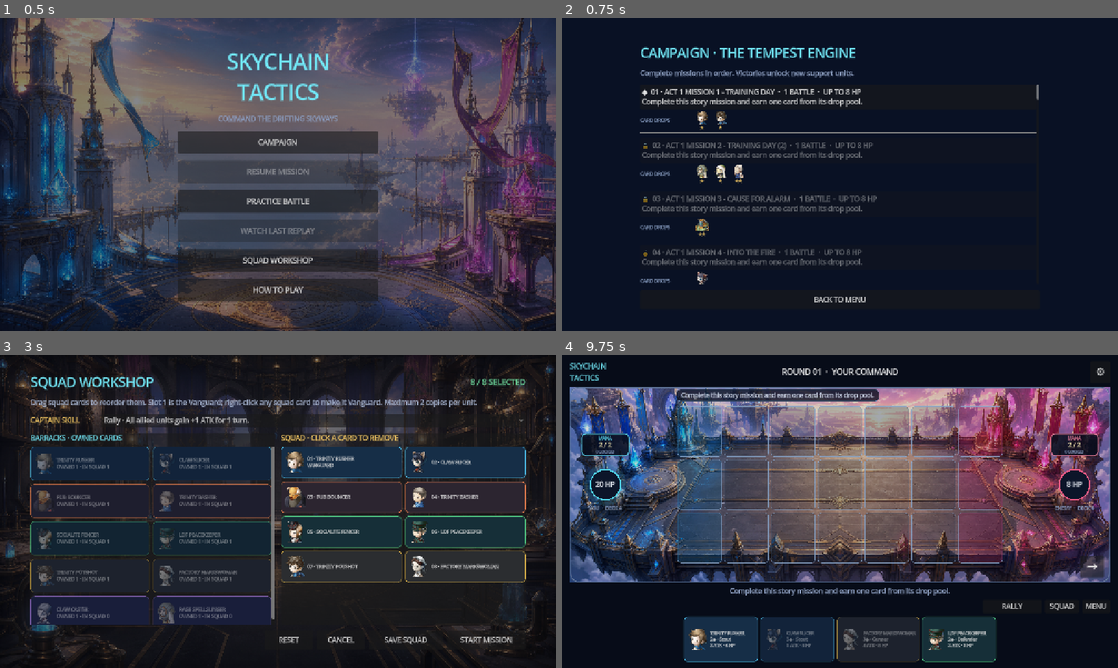
Above: before the commit, frames 1-4 (two rows, left to right).
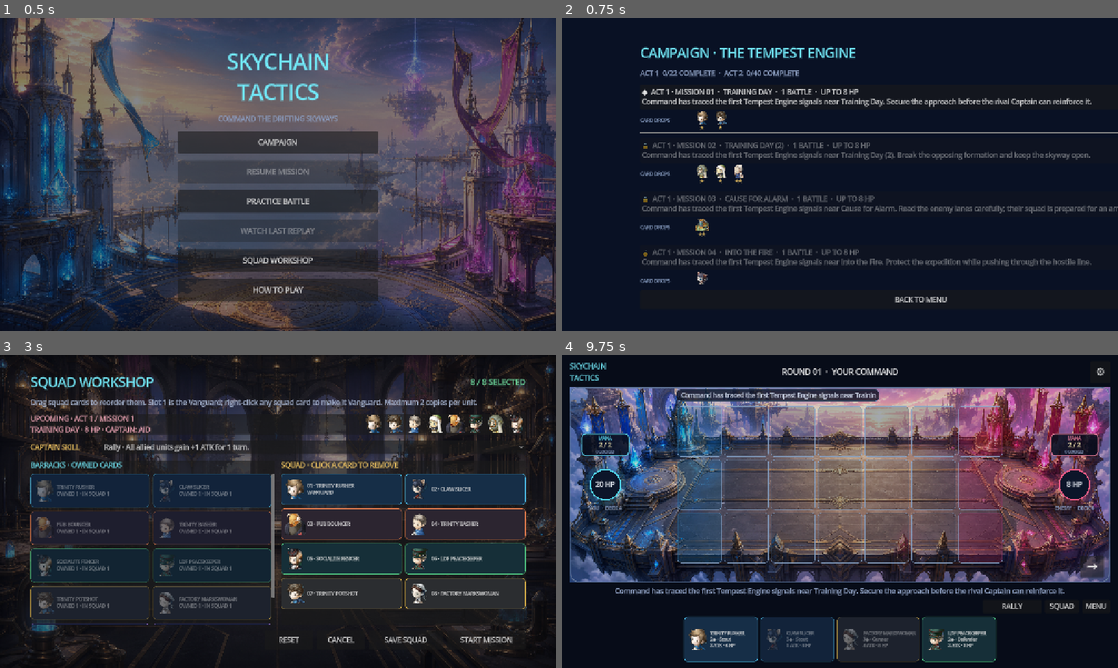
Above: after the commit, the same moments.

Repository: prldd/HeavenStrike
Game: Godot game, scene res://main.tscn
The game is run twice, just before and just after one commit, with the same random seed, the same clock (stepped at 60 frames per second) and the same inputs.
Inputs:
- Up to frame 1 (0.5 s): no input
- Up to frame 2 (0.75 s): click "CAMPAIGN" at 0.5 s
- Up to frame 3 (3 s): click "⚙" at 1.25 s; click "SQUAD" at 2 s; click "◆ 01 · ACT 1 MISSION 1 - TRAI…" (after the commit: "◆ ACT 1 · MISSION 01 · TRAINI…") at 2.75 s
- Up to frame 4 (9.75 s): click "SAVE SQUAD" at 3.5 s; click "RALLY" at 4.25 s; click "TRINITY RUSHER 2◆ · Scout 2 A…" at 5 s; click "CAMPAIGN" at 5.75 s; click "⚙" at 6.5 s; click "SQUAD" at 7.25 s; click "◆ 01 · ACT 1 MISSION 1 - TRAI…" (after the commit: "◆ ACT 1 · MISSION 01 · TRAINI…") at 8 s; click "START MISSION" at 8.75 s; click "SKIP" at 9.5 s

Frame 1 is identical in both runs. In frame 2, 5.9% of the frame differs, in the area x 14-100%, y 16-91%; in frame 3, 22%, in the area x 5-95%, y 18-87%; in frame 4, 1.3%.

Commit message:
Implemented the full campaign-continuity pass

Diff:
--- a/scripts/battle_settings.gd
+++ b/scripts/battle_settings.gd
@@ -2,6 +2,7 @@
 extends RefCounted
 
 const SAVE_PATH := "user://player.cfg"
+const SAVE_VERSION := 1
 
 static func load_settings() -> Dictionary:
 	var config := ConfigFile.new()
@@ -16,6 +17,7 @@
 static func save_settings(settings: Dictionary) -> bool:
 	var config := ConfigFile.new()
 	config.load(SAVE_PATH)
+	config.set_value("meta", "version", SAVE_VERSION)
 	config.set_value("battle", "speed", settings.get("speed", 1.0))
 	config.set_value("battle", "volume", settings.get("volume", 2))
 	config.set_value("battle", "reduced_motion", settings.get("reduced_motion", false))
--- a/scripts/campaign_store.gd
+++ b/scripts/campaign_store.gd
@@ -4,6 +4,7 @@
 const StoryQuestCatalogScript = preload("res://scripts/story_quest_catalog.gd")
 const SquadStoreScript = preload("res://scripts/squad_store.gd")
 const SAVE_PATH := "user://campaign.cfg"
+const SAVE_VERSION := 1
 const REWARD_UNITS := [
 	"Chain Initiate", "LDF Medic",
 	"Apprentice Builder", "Rage Brute", "Claw Skirmisher",
@@ -45,6 +46,8 @@
 		result.append(mission_id)
 		result.sort()
 	var config := ConfigFile.new()
+	config.load(SAVE_PATH)
+	config.set_value("meta", "version", SAVE_VERSION)
 	config.set_value("campaign", "completed", result)
 	config.save(SAVE_PATH)
 	return result
@@ -73,6 +76,7 @@
 		result.append(unit_name)
 	var config := ConfigFile.new()
 	config.load(SAVE_PATH)
+	config.set_value("meta", "version", SAVE_VERSION)
 	config.set_value("campaign", "reward_units", result)
 	config.save(SAVE_PATH)
 	return result
--- a/scripts/main.gd
+++ b/scripts/main.gd
@@ -59,6 +59,10 @@
 var squad_save_button: Button
 var squad_start_button: Button
 var captain_skill_option: OptionButton
+var mission_intel_panel: PanelContainer
+var mission_intel_label: Label
+var mission_enemy_preview_row: HBoxContainer
+var reward_carry_label: Label
 var hover_card: PanelContainer
 var hover_name_label: Label
 var hover_stats_label: Label
@@ -76,6 +80,7 @@
 var main_menu_overlay: ColorRect
 var mission_overlay: ColorRect
 var mission_list: VBoxContainer
+var campaign_progress_label: Label
 var resume_button: Button
 var replay_button: Button
 var replay_panel: PanelContainer
@@ -108,6 +113,7 @@
 var squad_opened_for_mission := false
 var tutorial_opened_from_menu := false
 var pending_mission_id := -1
+var recent_reward_name := ""
 
 var units: Array = []
 var player_hand: Array = []
@@ -707,6 +713,23 @@
 	instruction.add_theme_color_override("font_color", Color("#aebdda"))
 	layout.add_child(instruction)
 
+	mission_intel_panel = PanelContainer.new()
+	mission_intel_panel.visible = false
+	layout.add_child(mission_intel_panel)
+	var intel_layout := HBoxContainer.new()
+	intel_layout.add_theme_constant_override("separation", 12)
+	mission_intel_panel.add_child(intel_layout)
+	mission_intel_label = Label.new()
+	mission_intel_label.custom_minimum_size.x = 330
+	mission_intel_label.vertical_alignment = VERTICAL_ALIGNMENT_CENTER
+	mission_intel_label.add_theme_color_override("font_color", Color("#ffb0c2"))
+	intel_layout.add_child(mission_intel_label)
+	mission_enemy_preview_row = HBoxContainer.new()
+	mission_enemy_preview_row.size_flags_horizontal = Control.SIZE_EXPAND_FILL
+	mission_enemy_preview_row.alignment = BoxContainer.ALIGNMENT_END
+	mission_enemy_preview_row.add_theme_constant_override("separation", 5)
+	intel_layout.add_child(mission_enemy_preview_row)
+
 	var skill_row := HBoxContainer.new()
 	skill_row.add_theme_constant_override("separation", 12)
 	layout.add_child(skill_row)
@@ -745,6 +768,10 @@
 	barracks_title.add_theme_font_size_override("font_size", 16)
 	barracks_title.add_theme_color_override("font_color", Color("#71e6f5"))
 	barracks_layout.add_child(barracks_title)
+	reward_carry_label = Label.new()
+	reward_carry_label.visible = false
+	reward_carry_label.add_theme_color_override("font_color", Color("#ffd166"))
+	barracks_layout.add_child(reward_carry_label)
 	var barracks_scroll := ScrollContainer.new()
 	barracks_scroll.size_flags_vertical = Control.SIZE_EXPAND_FILL
 	barracks_scroll.horizontal_scroll_mode = ScrollContainer.SCROLL_MODE_DISABLED
@@ -934,6 +961,9 @@
 	for child in squad_selection_grid.get_children():
 		squad_selection_grid.remove_child(child)
 		child.queue_free()
+	_refresh_mission_intel()
+	reward_carry_label.visible = not recent_reward_name.is_empty()
+	reward_carry_label.text = "★ NEW REWARD ADDED · %s" % recent_reward_name.to_upper()
 
 	var inventory := CampaignStoreScript.inventory_counts(roster, earned_reward_units)
 	for unit in roster:
@@ -951,9 +981,12 @@
 			copies >= mini(2, owned)
 			or editing_squad_names.size() >= SquadStoreScript.SQUAD_SIZE
 		)
-		button.text = "%s\nOWNED %d · IN SQUAD %d" % [
+		button.text = "%s%s\nOWNED %d · IN SQUAD %d" % [
+			"★ NEW REWARD · " if unit.name == recent_reward_name else "",
 			unit.name.to_upper(), owned, copies
 		]
+		if unit.name == recent_reward_name:
+			button.add_theme_color_override("font_color", Color("#ffd166"))
 		button.add_theme_font_size_override("font_size", 11)
 		button.pressed.connect(_add_squad_unit.bind(unit.name))
 		button.connect("unit_dropped", _on_squad_card_drop)
@@ -990,6 +1023,42 @@
 	squad_start_button.visible = squad_opened_for_mission
 	squad_start_button.disabled = editing_squad_names.is_empty()
 
+func _refresh_mission_intel() -> void:
+	for child in mission_enemy_preview_row.get_children():
+		mission_enemy_preview_row.remove_child(child)
+		child.queue_free()
+	mission_intel_panel.visible = (
+		squad_opened_for_mission
+		and pending_mission_id >= 0
+		and pending_mission_id < CampaignStoreScript.MISSIONS.size()
+	)
+	if not mission_intel_panel.visible:
+		return
+	var mission: Dictionary = CampaignStoreScript.MISSIONS[pending_mission_id]
+	var encounter: Dictionary = mission.encounters[0]
+	mission_intel_label.text = (
+		"UPCOMING · ACT %d / MISSION %d\n%s · %d HP · CAPTAIN: %s"
+		% [
+			mission.act, mission.act_mission, mission.short_title.to_upper(),
+			encounter.enemy_hp, encounter.skill.to_upper()
+		]
+	)
+	for unit_name in encounter.enemy_squad:
+		var unit: Dictionary = UnitCatalogScript.by_name(unit_name)
+		if unit.is_empty():
+			continue
+		var portrait := TextureRect.new()
+		portrait.custom_minimum_size = Vector2(42, 48)
+		portrait.texture = _unit_icon(unit.icon)
+		portrait.expand_mode = TextureRect.EXPAND_IGNORE_SIZE
+		portrait.stretch_mode = TextureRect.STRETCH_KEEP_ASPECT_CENTERED
+		portrait.tooltip_text = "%s · %s" % [
+			unit.name, UnitCatalogScript.display_class(unit.kind)
+		]
+		portrait.mouse_entered.connect(_show_unit_details.bind(unit))
+		portrait.mouse_exited.connect(_hide_unit_details)
+		mission_enemy_preview_row.add_child(portrait)
+
 func _on_squad_card_drop(
 	unit_name: String, source: String, source_index: int, target_index: int
 ) -> void:
@@ -1054,6 +1123,7 @@
 	squad_opened_for_mission = false
 	pending_mission_id = -1
 	squad_overlay.visible = false
+	recent_reward_name = ""
 	_begin_mission(mission_id)
 
 func _sanitize_squad_unlocks() -> void:
@@ -1276,10 +1346,9 @@
 	title.add_theme_color_override("font_color", Color("#71e6f5"))
 	layout.add_child(title)
 
-	var subtitle := Label.new()
-	subtitle.text = "Complete missions in order. Victories unlock new support units."
-	subtitle.add_theme_color_override("font_color", Color("#9fb2d6"))
-	layout.add_child(subtitle)
+	campaign_progress_label = Label.new()
+	campaign_progress_label.add_theme_color_override("font_color", Color("#9fb2d6"))
+	layout.add_child(campaign_progress_label)
 
 	var mission_scroll := ScrollContainer.new()
 	mission_scroll.size_flags_horizontal = Control.SIZE_EXPAND_FILL
@@ -1569,6 +1638,23 @@
 	for child in mission_list.get_children():
 		mission_list.remove_child(child)
 		child.queue_free()
+	var act_one_complete := completed_missions.filter(func(id): return id < 22).size()
+	var act_two_complete := completed_missions.filter(func(id): return id >= 22).size()
+	var saved_run: Dictionary = MissionRunStoreScript.load_run(
+		CampaignStoreScript.MISSIONS.size()
+	)
+	var run_text := ""
+	if not saved_run.is_empty():
+		var run_mission: Dictionary = CampaignStoreScript.MISSIONS[saved_run.mission_id]
+		run_text = "  ·  ACTIVE RUN: ACT %d MISSION %d · BATTLE %d/%d · %d HP" % [
+			run_mission.act, run_mission.act_mission,
+			saved_run.encounter_index + 1, run_mission.encounters.size(),
+			saved_run.captain_hp
+		]
+	campaign_progress_label.text = (
+		"ACT 1  %d/22 COMPLETE  ·  ACT 2  %d/40 COMPLETE%s"
+		% [act_one_complete, act_two_complete, run_text]
+	)
 	for mission in CampaignStoreScript.MISSIONS:
 		var available: bool = CampaignStoreScript.is_available(mission.id, completed_missions)
 		var complete: bool = mission.id in completed_missions
@@ -1582,10 +1668,11 @@
 		button.size_flags_horizontal = Control.SIZE_EXPAND_FILL
 		button.alignment = HORIZONTAL_ALIGNMENT_LEFT
 		button.disabled = not available
-		button.text = "%s  %02d · %s  ·  %d BATTLE%s  ·  UP TO %d HP\n%s" % [
+		button.text = "%s  ACT %d · MISSION %02d  ·  %s  ·  %d BATTLE%s  ·  UP TO %d HP\n%s" % [
 			"✓" if complete else ("◆" if available else "🔒"),
-			mission.id + 1,
-			mission.title.to_upper(),
+			mission.act,
+			mission.act_mission,
+			mission.short_title.to_upper(),
 			mission.encounters.size(),
 			"" if mission.encounters.size() == 1 else "S",
 			mission.enemy_hp,
@@ -2732,10 +2819,19 @@
 			earned_reward_units = CampaignStoreScript.award_reward(
 				reward, roster, earned_reward_units
 			)
+			recent_reward_name = reward
 			_show_card_reward(reward, not was_unlocked)
 		overlay_title.text = "MISSION COMPLETE" if campaign_battle else "VICTORY"
 		overlay_title.add_theme_color_override("font_color", Color("#67e6f4"))
-		overlay_detail.text = "Victory achieved in %d rounds." % round_number
+		overlay_detail.text = (
+			"%s\nVictory achieved in %d rounds."
+			% [
+				CampaignStoreScript.MISSIONS[current_mission_id].debriefing,
+				round_number
+			]
+			if campaign_battle
+			else "Victory achieved in %d rounds." % round_number
+		)
 		result_primary_button.text = "RETURN TO MENU" if campaign_battle else "PLAY AGAIN"
 		result_continue_button.visible = (
 			campaign_battle
--- a/scripts/mission_run_store.gd
+++ b/scripts/mission_run_store.gd
@@ -2,9 +2,11 @@
 extends RefCounted
 
 const SAVE_PATH := "user://mission_run.cfg"
+const SAVE_VERSION := 1
 
 static func save_run(mission_id: int, encounter_index: int, captain_hp: int) -> bool:
 	var config := ConfigFile.new()
+	config.set_value("meta", "version", SAVE_VERSION)
 	config.set_value("run", "mission_id", mission_id)
 	config.set_value("run", "encounter_index", encounter_index)
 	config.set_value("run", "captain_hp", captain_hp)
@@ -27,6 +29,7 @@
 
 static func clear_run() -> void:
 	var config := ConfigFile.new()
+	config.set_value("meta", "version", SAVE_VERSION)
 	config.set_value("run", "mission_id", -1)
 	config.set_value("run", "encounter_index", -1)
 	config.set_value("run", "captain_hp", 0)
--- a/scripts/squad_store.gd
+++ b/scripts/squad_store.gd
@@ -3,6 +3,7 @@
 
 const SQUAD_SIZE := 8
 const SAVE_PATH := "user://player.cfg"
+const SAVE_VERSION := 1
 const DEFAULT_CAPTAIN_SKILL := "Rally"
 
 static func default_squad(roster: Array) -> Array:
@@ -57,6 +58,7 @@
 		return false
 	var config := ConfigFile.new()
 	config.load(SAVE_PATH)
+	config.set_value("meta", "version", SAVE_VERSION)
 	config.set_value("squad", "units", clean)
 	return config.save(SAVE_PATH) == OK
 
@@ -72,6 +74,7 @@
 		return false
 	var config := ConfigFile.new()
 	config.load(SAVE_PATH)
+	config.set_value("meta", "version", SAVE_VERSION)
 	config.set_value("squad", "captain_skill", skill_name)
 	return config.save(SAVE_PATH) == OK
 
--- a/scripts/story_quest_catalog.gd
+++ b/scripts/story_quest_catalog.gd
@@ -180,6 +180,8 @@
 		var battle_count := 1 if index < 10 else (2 if index < 30 else 3)
 		var encounters: Array = []
 		var short_title: String = quest[0].split(" - ", true, 1)[-1]
+		var act := 1 if index < 22 else 2
+		var act_mission := index + 1 if act == 1 else index - 21
 		for battle_index in battle_count:
 			var hp := maxi(8, enemy_hp - (battle_count - battle_index - 1) * 2)
 			encounters.append({
@@ -190,14 +192,41 @@
 			})
 		missions.append({
 			"id": index,
+			"act": act,
+			"act_mission": act_mission,
 			"title": quest[0],
-			"briefing": "Complete this story mission and earn one card from its drop pool.",
+			"short_title": short_title,
+			"briefing": _mission_briefing(index, short_title),
+			"debriefing": _mission_debriefing(index, short_title),
 			"enemy_hp": enemy_hp,
 			"encounters": encounters,
 			"reward_pool": reward_pool
 		})
 	return missions
 
+static func _mission_briefing(index: int, title: String) -> String:
+	var objectives := [
+		"Secure the approach before the rival Captain can reinforce it.",
+		"Break the opposing formation and keep the skyway open.",
+		"Read the enemy lanes carefully; their squad is prepared for an ambush.",
+		"Protect the expedition while pushing through the hostile line."
+	]
+	var chapter := (
+		"Command has traced the first Tempest Engine signals"
+		if index < 22
+		else "The pursuit of the Tempest Engine has reached the outer skyways"
+	)
+	return "%s near %s. %s" % [chapter, title, objectives[index % objectives.size()]]
+
+static func _mission_debriefing(index: int, title: String) -> String:
+	var outcomes := [
+		"The route is secure and the expedition can advance.",
+		"Enemy resistance has broken; new intelligence points farther ahead.",
+		"The captured position reveals another fragment of the Engine's trail.",
+		"Your squad holds the field while Command prepares the next operation."
+	]
+	return "%s complete. %s" % [title, outcomes[index % outcomes.size()]]
+
 static func _enemy_squad_for(mission_index: int) -> Array:
 	if mission_index < 0 or mission_index >= MISSION_ENEMY_SQUADS.size():
 		return []
--- a/tests/balance_simulation.gd
+++ b/tests/balance_simulation.gd
@@ -13,8 +13,12 @@
 	var weakest_ratio := INF
 	var strongest_ratio := 0.0
 	var encounter_total := 0
+	var previous_mission_difficulty := -1.0
+	var largest_difficulty_jump := 0.0
 
 	for mission_id in CampaignStoreScript.MISSIONS.size():
+		var mission_peak_difficulty := 0.0
+		var previous_encounter_hp := 0
 		for encounter_index in CampaignStoreScript.encounter_count(mission_id):
 			var names := CampaignStoreScript.enemy_squad_names(
 				mission_id, encounter_index, roster
@@ -27,11 +31,30 @@
 			var ratio := power / baseline_power
 			weakest_ratio = minf(weakest_ratio, ratio)
 			strongest_ratio = maxf(strongest_ratio, ratio)
+			var encounter_data: Dictionary = CampaignStoreScript.encounter(
+				mission_id, encounter_index
+			)
+			assert(encounter_data.enemy_hp >= previous_encounter_hp)
+			previous_encounter_hp = encounter_data.enemy_hp
+			var difficulty: float = (
+				ratio * 0.70 + (encounter_data.enemy_hp / 20.0) * 0.30
+			)
+			mission_peak_difficulty = maxf(mission_peak_difficulty, difficulty)
 			encounter_total += 1
+		if previous_mission_difficulty >= 0.0:
+			largest_difficulty_jump = maxf(
+				largest_difficulty_jump,
+				mission_peak_difficulty - previous_mission_difficulty
+			)
+		previous_mission_difficulty = mission_peak_difficulty
 
 	assert(encounter_total >= CampaignStoreScript.MISSIONS.size())
+	assert(largest_difficulty_jump <= 0.18)
 	print(
-		"Balance simulation passed: %d encounters, power ratio %.2f–%.2f."
-		% [encounter_total, weakest_ratio, strongest_ratio]
+		"Balance simulation passed: %d encounters, power ratio %.2f–%.2f, max difficulty jump %.2f."
+		% [
+			encounter_total, weakest_ratio, strongest_ratio,
+			largest_difficulty_jump
+		]
 	)
 	quit()
--- a/tests/smoke_test.gd
+++ b/tests/smoke_test.gd
@@ -125,6 +125,8 @@
 	)
 	assert(owned_squad == ["Trinity Rusher", "Trinity Rusher", "Chain Initiate"])
 	assert(CaptainSkillsScript.SKILLS.size() == 8)
+	assert(CampaignStoreScript.SAVE_VERSION == 1)
+	assert(SquadStoreScript.SAVE_VERSION == 1)
 
 	assert(CampaignStoreScript.MISSIONS.size() == 62)
 	assert(CampaignStoreScript.MISSIONS[0].title == "Act 1 Mission 1 - Training Day")
--- a/tests/ui_smoke_test.gd
+++ b/tests/ui_smoke_test.gd
@@ -111,6 +111,8 @@
 	game._open_mission_select()
 	await process_frame
 	assert(game.mission_list.get_child_count() == 62)
+	assert(game.campaign_progress_label.text.contains("ACT 1"))
+	assert(game.campaign_progress_label.text.contains("ACT 2"))
 	var first_entry: VBoxContainer = game.mission_list.get_child(0)
 	assert(first_entry.size_flags_horizontal == Control.SIZE_EXPAND_FILL)
 	assert(first_entry.get_child(1) is HBoxContainer)
@@ -159,12 +161,18 @@
 	game.current_mission_id = 0
 	game.completed_missions = [0]
 	game.mission_finished = true
+	game.recent_reward_name = "Chain Initiate"
 	game.overlay.visible = true
 	game._continue_campaign()
 	assert(not game.overlay.visible)
 	assert(game.squad_overlay.visible)
 	assert(game.squad_opened_for_mission)
 	assert(game.pending_mission_id == 1)
+	assert(game.mission_intel_panel.visible)
+	assert(game.mission_enemy_preview_row.get_child_count() == 8)
+	assert(game.mission_intel_label.text.contains("CAPTAIN:"))
+	assert(game.reward_carry_label.visible)
+	assert(game.reward_carry_label.text.contains("CHAIN INITIATE"))
 	game.squad_overlay.visible = false
 	game.squad_opened_for_mission = false
 	game.pending_mission_id = -1
Not shown, changed: PROJECT.md
Not shown, changed: README.md
